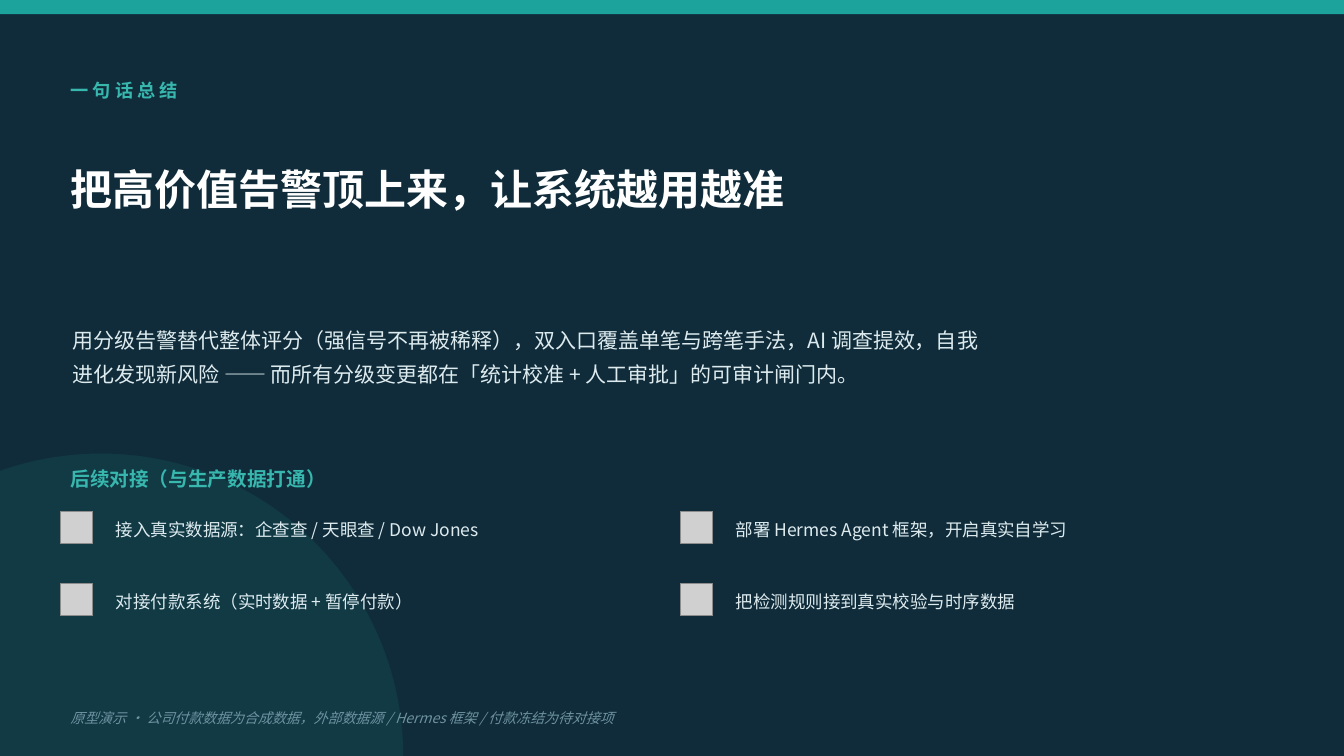
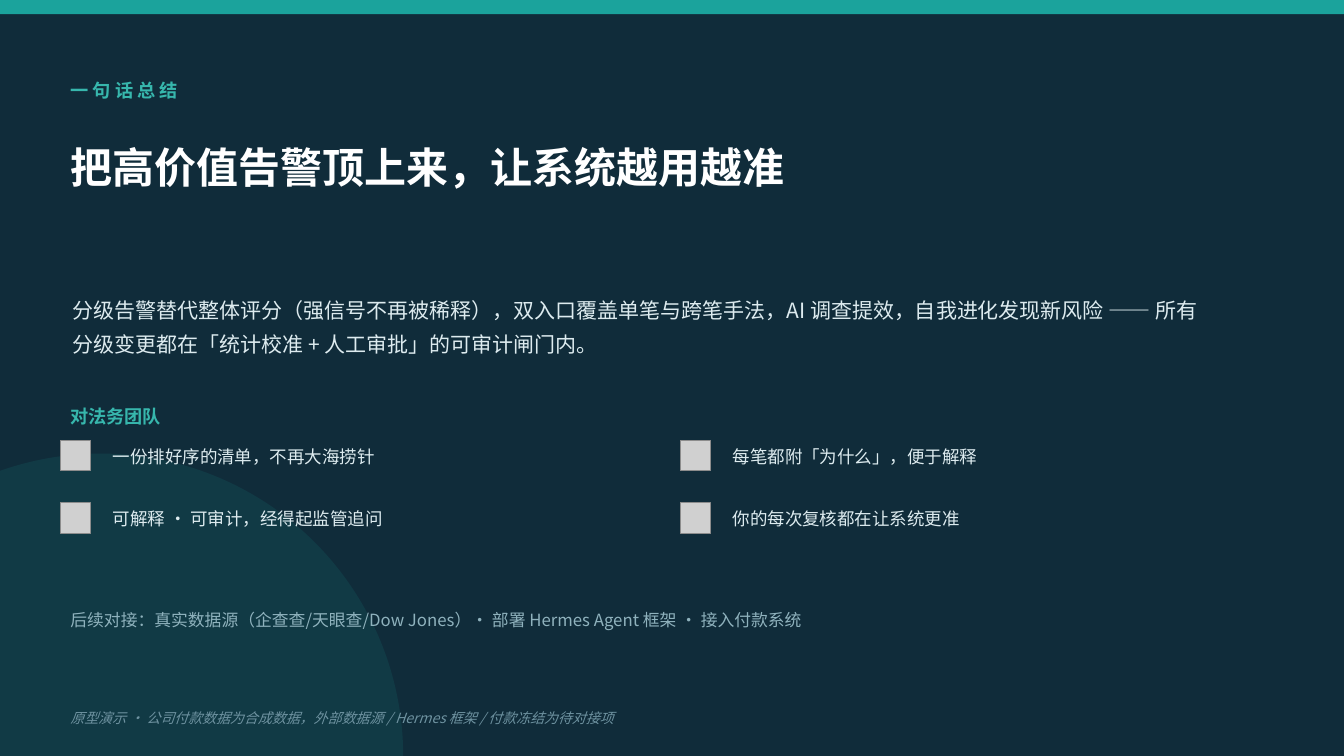
Before and after one commit to strangeromo-cloud/aml-backend, a slide deck: slide 7 of ppt/AML系统讲解-法务版.pptx (slide 12 before the commit). Drawn at 1344x756 pixels with LibreOffice and Linux fonts; fonts in the diff are those of the drawing; grey boxes stand for pictures. Boxes give left, top, right and bottom in pixels: in the first picture for what was removed or moved away, otherwise in the second. Text is boxed around its words. In the diff, an @@ line names an element or a change of style, - is before the commit and + after.

```diff
--- a/ppt/AML系统讲解-法务版.pptx
+++ b/ppt/AML系统讲解-法务版.pptx
@@ text "把高价值告警顶上来，让系统越用越准" at (70, 147, 784, 189): line spacing 1.1 to 1 @@
@@ text at (72, 300, 1197, 354): text changed @@
-用分级告警替代整体评分（强信号不再被稀释），双入口覆盖单笔与跨笔手法，AI 调查提效，自我进化发现新风险 —— 而所有分级变更都在「统计校准 + 人工审批」的可审计闸门内。
+分级告警替代整体评分（强信号不再被稀释），双入口覆盖单笔与跨笔手法，AI 调查提效，自我进化发现新风险 —— 所有分级变更都在「统计校准 + 人工审批」的可审计闸门内。
@@ text at (70, 407, 161, 425): text changed; size 14 to 13 pt @@
-后续对接（与生产数据打通）
+对法务团队
@@ picture: place and size @@
-picture at (60, 511, 93, 543)
+picture at (60, 441, 91, 471)
@@ text at (113, 448, 375, 465): text changed @@
-接入真实数据源：企查查 / 天眼查 / Dow Jones
+一份排好序的清单，不再大海捞针
@@ picture: place and size @@
-picture at (681, 511, 713, 543)
+picture at (681, 441, 711, 471)
@@ text at (733, 448, 978, 465): text changed @@
-部署 Hermes Agent 框架，开启真实自学习
+每笔都附「为什么」，便于解释
@@ picture: place and size @@
-picture at (60, 584, 93, 616)
+picture at (60, 503, 91, 533)
@@ picture: place and size @@
-picture at (681, 584, 713, 616)
+picture at (681, 503, 711, 533)
@@ text at (113, 510, 382, 527): text changed @@
-对接付款系统（实时数据 + 暂停付款）
+可解释 · 可审计，经得起监管追问
@@ text at (733, 510, 960, 527): text changed @@
-把检测规则接到真实校验与时序数据
+你的每次复核都在让系统更准
@@ text added at (70, 612, 802, 630), 12 pt, text #8FB2BD @@
+后续对接：真实数据源（企查查/天眼查/Dow Jones）· 部署 Hermes Agent 框架 · 接入付款系统
```
Also in this commit, not shown: 6 other slides changed, 5 slides removed, 1 other file.
